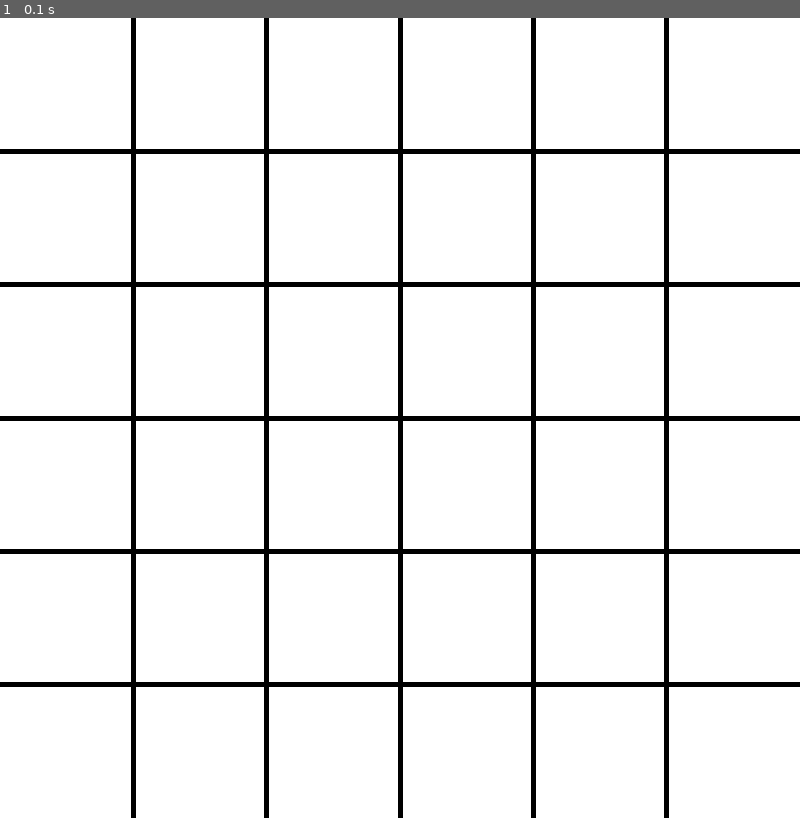
Above: before the commit, frame 1.
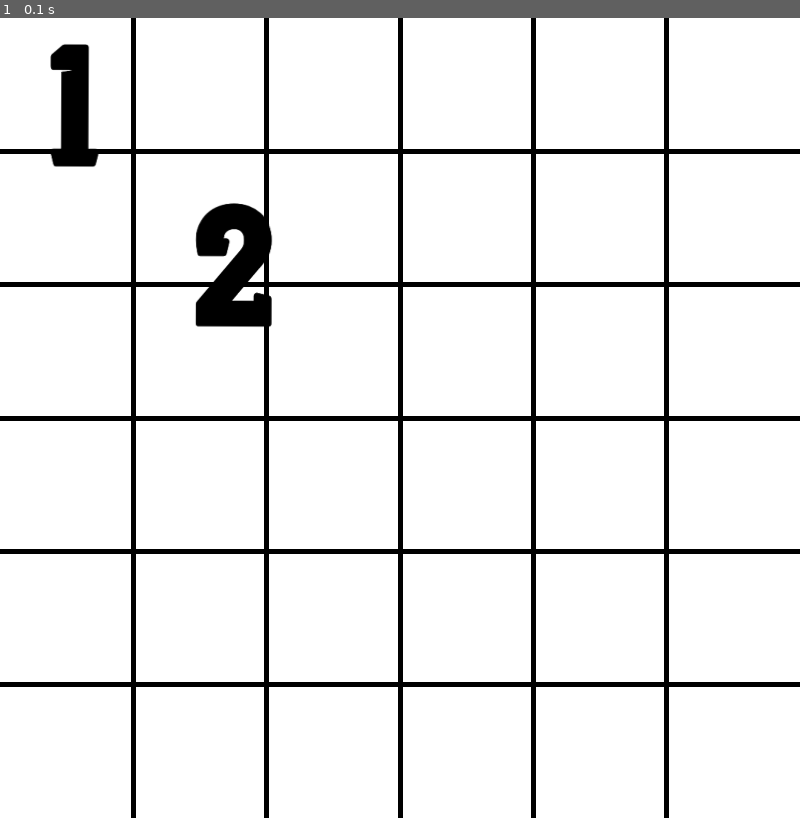
Above: after the commit, the same moment.

Repository: Safewaan/Chimpanzee-Test
Game: pygame game, started from pygameTemplate.py
The game is run twice, just before and just after one commit, with the same random seed, the same clock (stepped at 60 frames per second) and the same inputs.
Inputs:
- Up to frame 1 (0.1 s): no input

The runs differ from the first frame. In frame 1, 1.6% of the frame differs, in the area x 6-35%, y 3-39%.

Commit message:
Added Numbers

Diff:
--- a/pygameTemplate.py
+++ b/pygameTemplate.py
@@ -22,6 +22,17 @@
 screen = pygame.display.set_mode((width, height))
 pygame.display.set_caption ('Monky Together sTRonk')
 screen.fill(colourWhite)
+
+#Number Images
+one = pygame.image.load("1.png")
+one_rect = one.get_rect()
+one_rect = one_rect.move(0, 0)
+screen.blit(one, one_rect)
+
+two = pygame.image.load("2.png")
+two_rect = two.get_rect()
+two_rect = two_rect.move(160, 160)
+screen.blit(two, two_rect)
 
 # Game loop.
 while True:
Binary file added: 1.png
Binary file added: 2.png
Binary file added: 3.png
